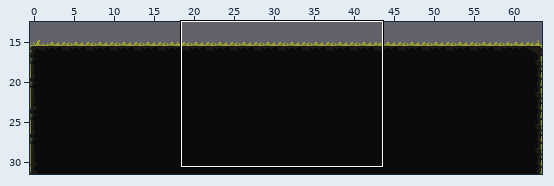
Level history. Tiled map: Tiled/Map2.tmx. Above: a wide view before the commit, with the close-up outlined.
Close-up. As it was:
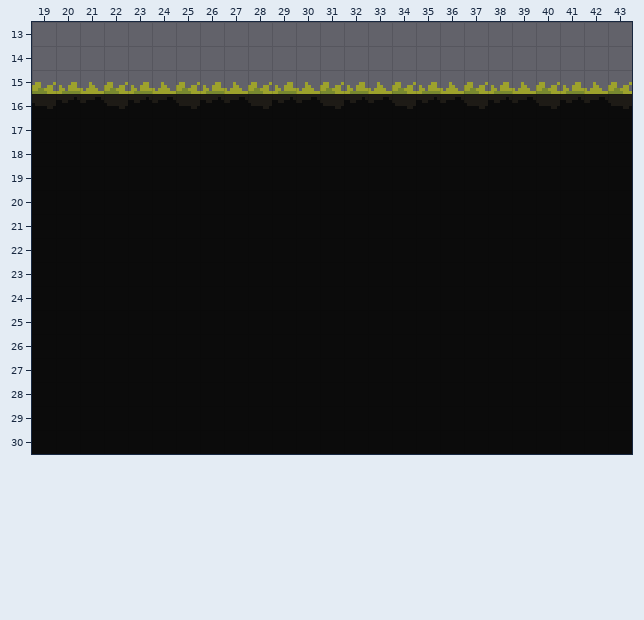
Cells are 8x8 px. Shown: x 19..43, y 13..30. The commit also changed other parts of the map, which this record leaves out.
New version:
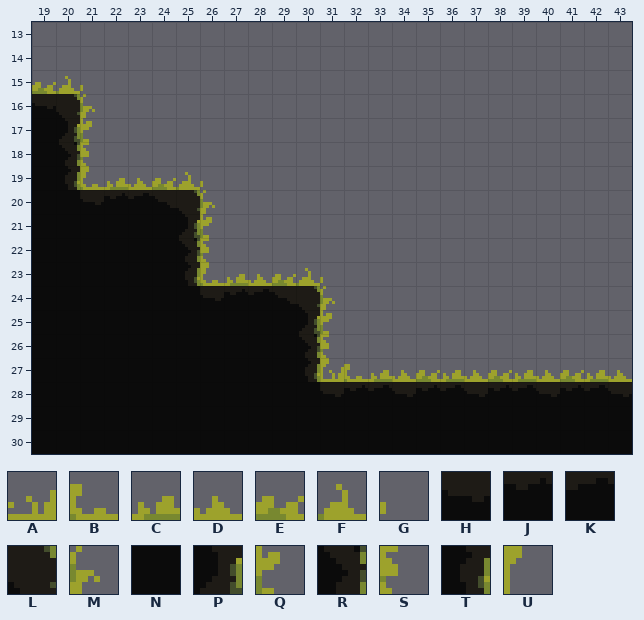
Key: from "Matinho Tileset": A 148, B 149, C 150, D 151, E 152, F 153, G 154, H 197, J 198, K 199, L 201, M 202, N 245, P 249, Q 250, R 297, S 298, T 345, U 346.
_ is an empty cell, . an unchanged one.
Tiles of an added or newly shown layer are drawn over the layers below it.
Difference:
--- layer "Ground"
@@ x 20..43 @@
-15 CDECDECDECDECDECDECDECDE
-16 JKHJKHJKHJKHJKHJKHJKHJKH
-17 NNNNNNNNNNNNNNNNNNNNNNNN
-18 NNNNNNNNNNNNNNNNNNNNNNNN
-19 NNNNNNNNNNNNNNNNNNNNNNNN
-20 .....NNNNNNNNNNNNNNNNNNN
-21 .....NNNNNNNNNNNNNNNNNNN
-22 .....NNNNNNNNNNNNNNNNNNN
-23 .....NNNNNNNNNNNNNNNNNNN
-24 ..........NNNNNNNNNNNNNN
-25 ..........NNNNNNNNNNNNNN
-26 ..........NNNNNNNNNNNNNN
-27 ..........NNNNNNNNNNNNNN
+15 FG______________________
+16 LM______________________
+17 PQ______________________
+18 RS______________________
+19 TU___FG_________________
+20 .....LM_________________
+21 .....PQ_________________
+22 .....RS_________________
+23 .....TU___FG____________
+24 ..........LM____________
+25 ..........PQ____________
+26 ..........RS____________
+27 ..........TU____________
--- layer "Background" (added)
@@ x 21..24 @@
-19 ____
+19 BCDE
@@ x 26..29 @@
-23 ____
+23 BCDE
@@ x 31..43 @@
-27 _____________
+27 ABCDECDECDECD
Changed places in both close-ups, as pixel boxes (x1, y1, x2, y2):
changed: (56, 76, 632, 382)
